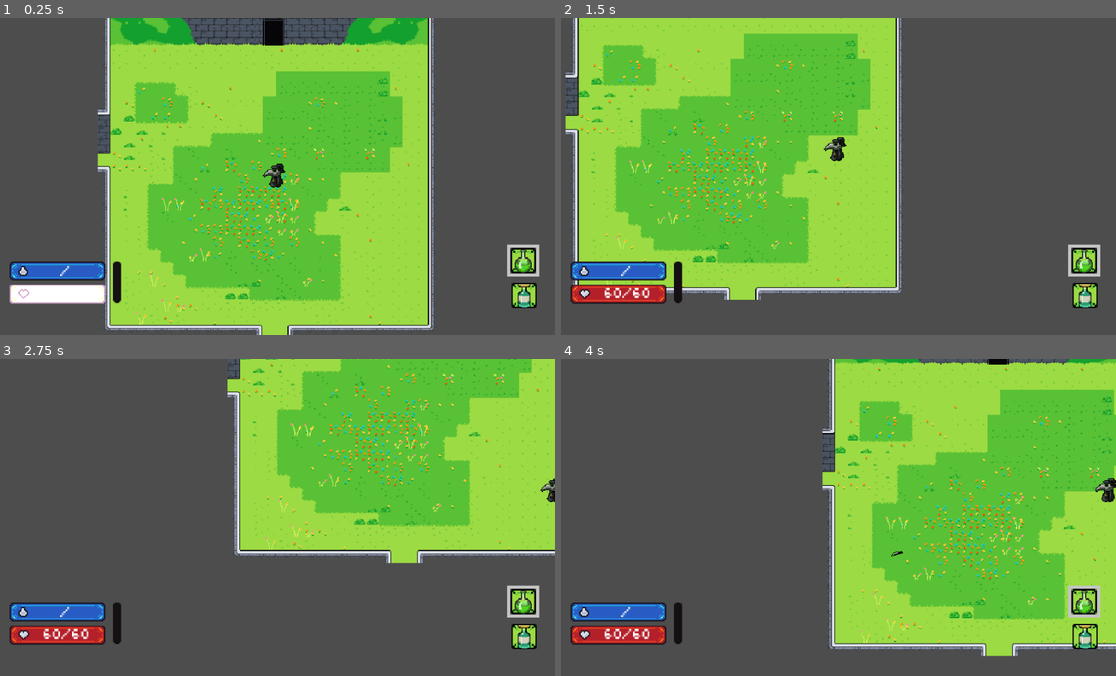
Above: before the commit, frames 1-4 (two rows, left to right).
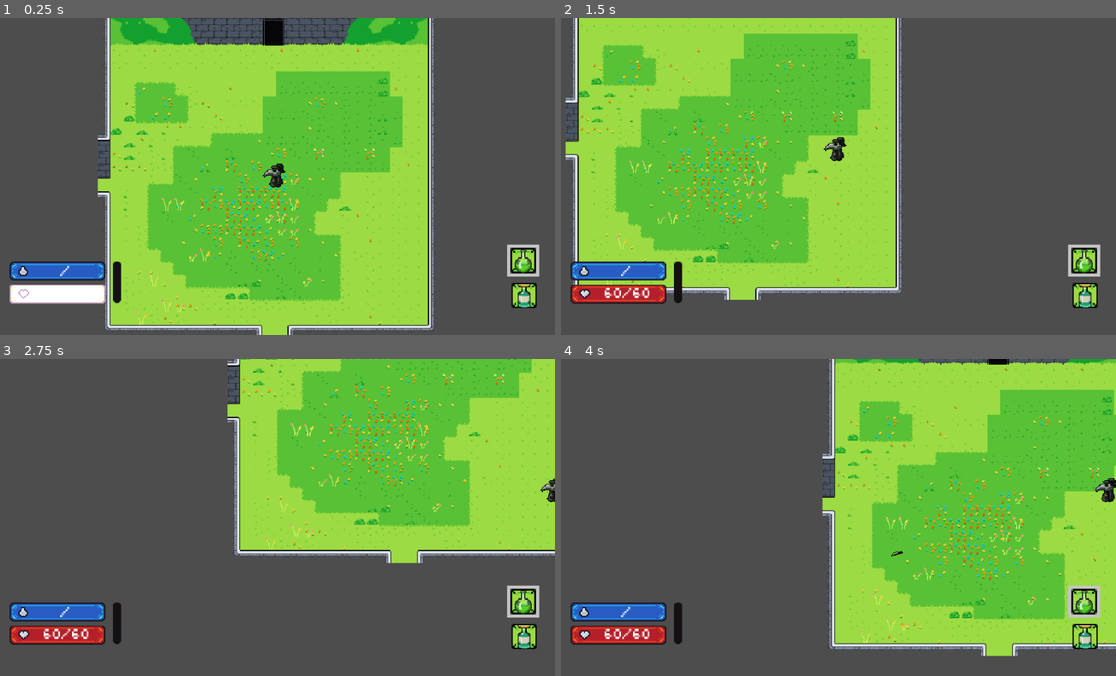
Above: after the commit, the same moments.

Repository: JohnHuber99/Black-Tower
Game: Godot game, scene res://Scenes/main.tscn
Two runs of this game, one before a commit and one after it. Both use one fixed random seed, a clock stepped at 60 frames per second and the inputs below.
Inputs (mouse positions are in pixels of both pictures, inside the frame that each line leads up to):
- Up to frame 1 (0.25 s): no input
- Up to frame 2 (1.5 s): move the mouse to (960, 160) at 0.52 s; hold D (right) 0.53-1.28 s; click (960, 160) at 0.6 s; move the mouse to (721, 192) at 1.27 s; hold S (down) from 1.28 s (still down); tap K (down_camera) at 1.35 s
- Up to frame 3 (2.75 s): move the mouse to (327, 447) at 2.02 s; release S (down) at 2.03 s; hold D (right) from 2.03 s (still down); hold J (left_camera) from 2.03 s (still down)
- Up to frame 4 (4 s): move the mouse to (805, 580) at 2.77 s; release D (right) at 2.78 s; release J (left_camera) at 2.78 s; hold W (up) 2.78-3.53 s; tap L (right_camera) at 2.85 s; click (805, 580) at 2.92 s; move the mouse to (1005, 565) at 3.52 s; hold A (left) from 3.53 s (still down); hold E (spell) from 3.53 s (still down)

The runs differ from the first frame. In frame 1, 0.4% of the frame differs, in the area x 17-20%, y 27-59%; in frame 2, 0.4%, in the area x 0-4%, y 15-47%; in frame 3, 0.3%; in frame 4, 0.4%.

Commit message:
centered all doors

Diff:
--- a/Scripts/Dungeon_Scripts/DungeonRooms.gd
+++ b/Scripts/Dungeon_Scripts/DungeonRooms.gd
@@ -215,12 +215,12 @@
 				elif offset == Vector2.LEFT: #left door
 					var door_instance = DOOR_LEFT.instantiate()
 					room_instance.add_child(door_instance)
-					door_instance.global_position = room_world_pos + Vector2(0, room_size / 2) - Vector2(0, room_size - tile_size)
+					door_instance.global_position = room_world_pos + Vector2(0, room_size / 2) - Vector2(0, room_size - tile_size*3)
 					door_instance.type = "left"
 				elif offset == Vector2.RIGHT: #right door
 					var door_instance = DOOR_RIGHT.instantiate()
 					room_instance.add_child(door_instance)
-					door_instance.global_position = room_world_pos - Vector2(tile_size, 0) + Vector2(room_size, room_size / 2) - Vector2(0, room_size - tile_size)
+					door_instance.global_position = room_world_pos - Vector2(tile_size, 0) + Vector2(room_size, room_size / 2) - Vector2(0, room_size - tile_size*3)
 					door_instance.type = "right"
 
 func is_room_in_big_list(position: Vector2) -> bool:
